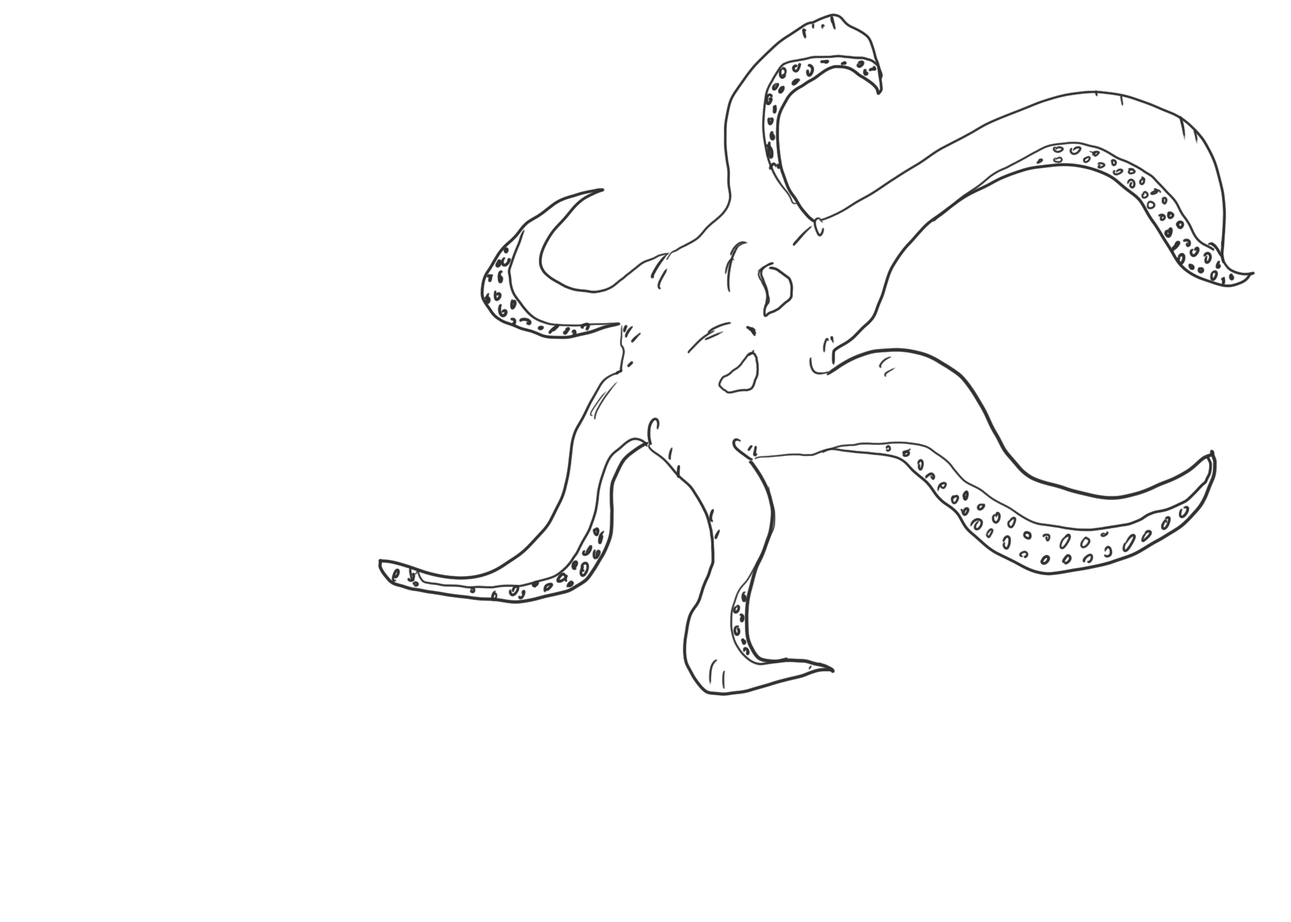
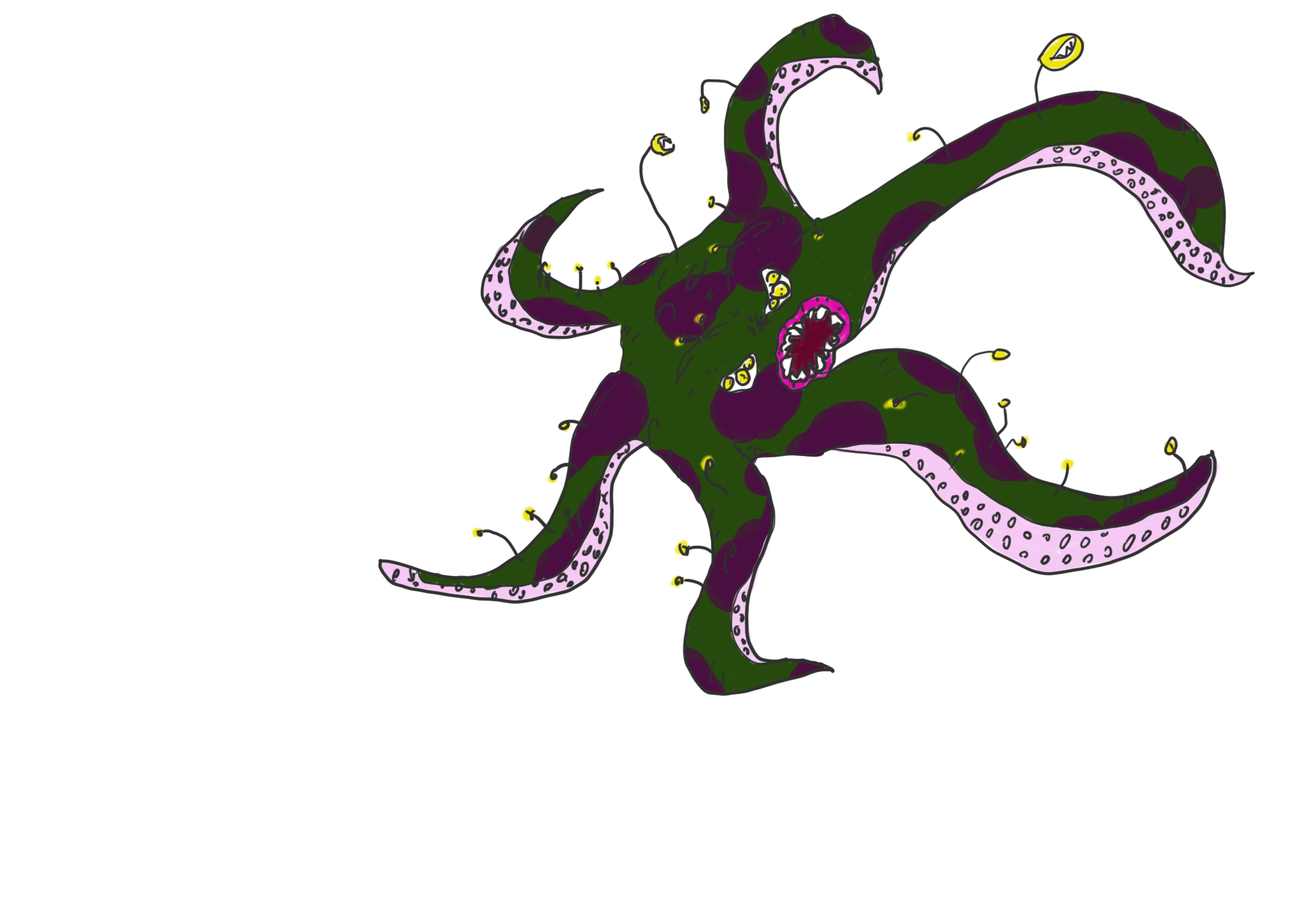
Revision of a layered 1291×922 image; what changed, layer by layer:
added layer "Layer 6" above "Layer 5" over [439, 32, 1198, 594]
added layer "Layer 5" above "Layer 4" over [773, 293, 855, 393]
added layer "Layer 13" above "Layer 8" over [535, 129, 968, 473]
added layer "Layer 8" above "Layer 7" over [518, 14, 1225, 694]
added layer "Layer 7" above "Layer 10" over [418, 14, 1226, 694]
added layer "Layer 10" above "Layer 12" over [377, 52, 1249, 667]
added layer "Layer 12" above "Layer 11" over [470, 31, 1179, 591]
added layer "Layer 11" above "Layer 15" over [781, 308, 842, 379]
added layer "Layer 15" above "Layer 14" over [716, 264, 804, 402]
hid "Background" over [377, 14, 1249, 694]
